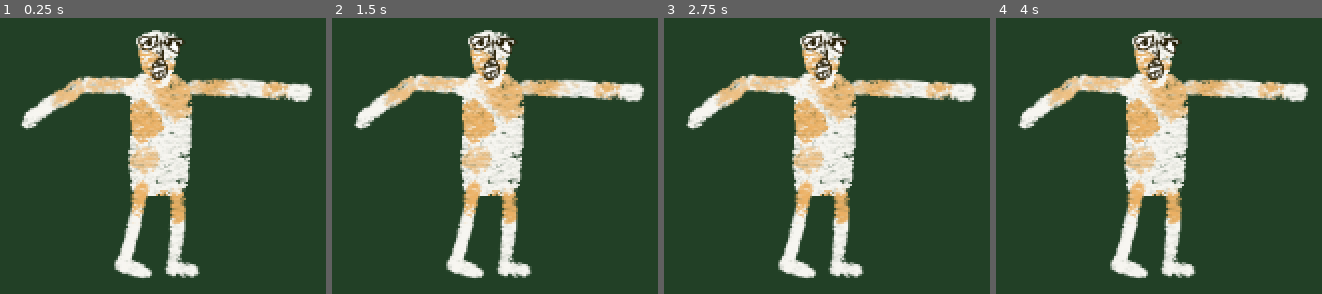
Above: before the commit, frames 1-4 (left to right).
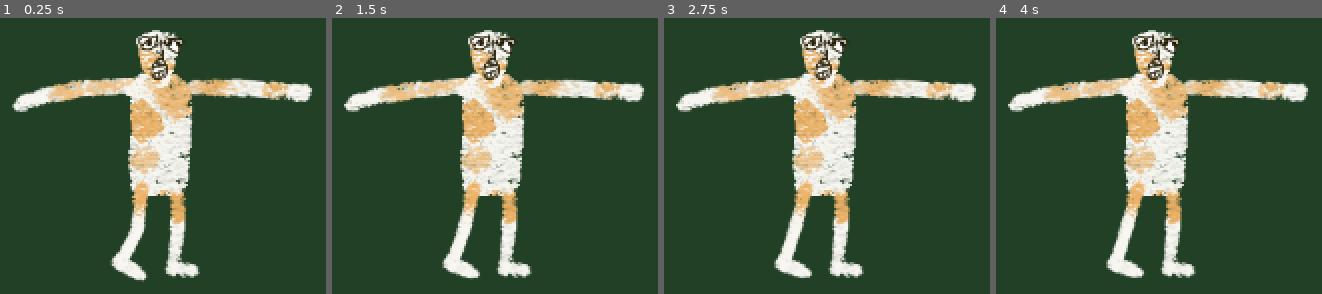
Above: after the commit, the same moments.

Repository: fguillen/The-Forest-Monster-and-the-Cards-Championship
Game: Godot game, scene res://actors/paseant.tscn
Two runs of this game, one before a commit and one after it. Both use one fixed random seed, a clock stepped at 60 frames per second and the inputs below. This scene is started directly instead of the project's main scene.
Inputs:
- Up to frame 1 (0.25 s): no input
- Up to frame 2 (1.5 s): tap Enter (ui_accept) at 0.5, 0.77, 1.25 s; hold Right (ui_right) 0.53-1.28 s; hold Down (ui_down) from 1.28 s (still down)
- Up to frame 3 (2.75 s): tap Enter (ui_accept) at 1.52, 2 s; release Down (ui_down) at 2.03 s; hold Right (ui_right) from 2.03 s (still down)
- Up to frame 4 (4 s): tap Enter (ui_accept) at 2.75, 3.02, 3.5, 3.77 s; release Right (ui_right) at 2.78 s; hold Up (ui_up) 2.78-3.53 s; hold Left (ui_left) from 3.53 s (still down)

The runs differ from the first frame. In frame 1, 3.3% of the frame differs, in the area x 3-47%, y 21-96%; in frame 2, 3.3%; in frame 3, 3.5%; in frame 4, 3.6%, in the area x 3-47%, y 20-95%.

Commit message:
Paseant IK (III)

Diff:
--- a/actors/paseant.tscn
+++ b/actors/paseant.tscn
@@ -40,9 +40,9 @@
 joint_data/0/bone2d_node = NodePath("Hip/LegRight/CalfRight")
 joint_data/0/rotate_from_joint = false
 joint_data/0/enable_constraint = true
-joint_data/0/constraint_angle_min = -90.566
-joint_data/0/constraint_angle_max = 359.971
-joint_data/0/constraint_angle_invert = false
+joint_data/0/constraint_angle_min = -12.395
+joint_data/0/constraint_angle_max = 96.657
+joint_data/0/constraint_angle_invert = true
 joint_data/0/constraint_in_localspace = true
 joint_data/0/editor_draw_gizmo = true
 joint_data/1/bone_index = 9
@@ -299,13 +299,13 @@
 position = Vector2(0, 31)
 
 [node name="TargetArmRight" type="Marker2D" parent="."]
-position = Vector2(79, 96)
+position = Vector2(70, 86)
 
 [node name="TargetArmLeft" type="Marker2D" parent="."]
 position = Vector2(283, 77)
 
 [node name="TargetLegRight" type="Marker2D" parent="."]
-position = Vector2(147, 217)
+position = Vector2(143, 220)
 
 [node name="TargetLegLeft" type="Marker2D" parent="."]
 position = Vector2(186, 225)
